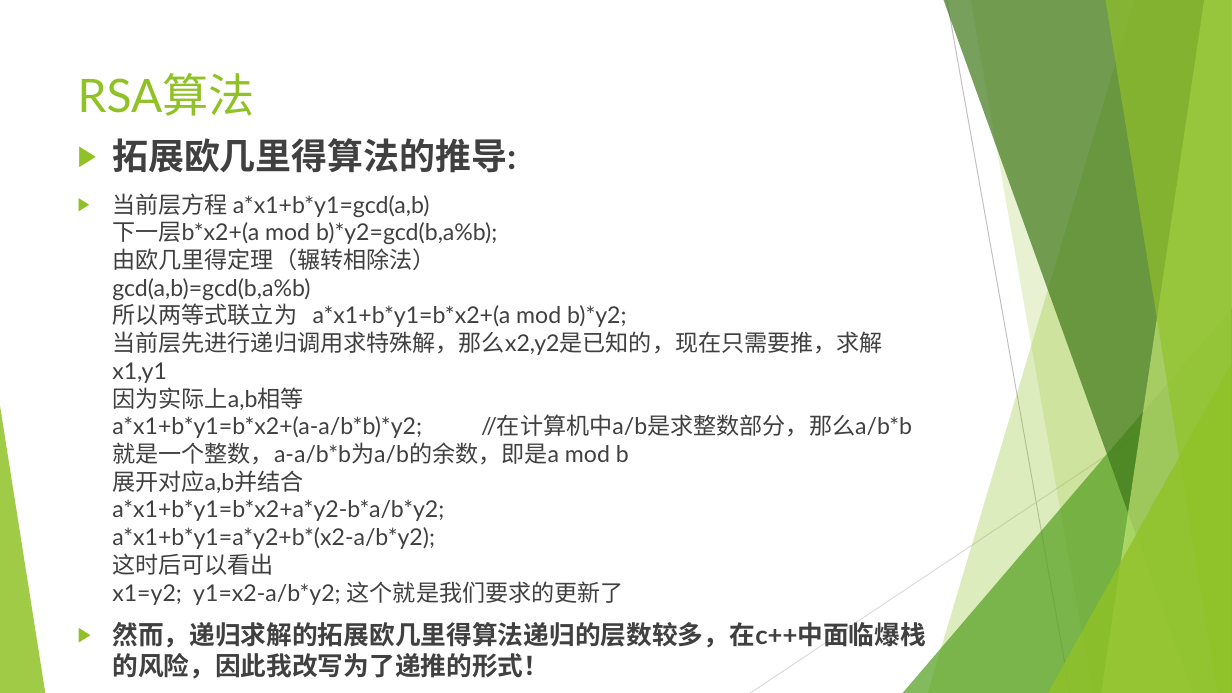
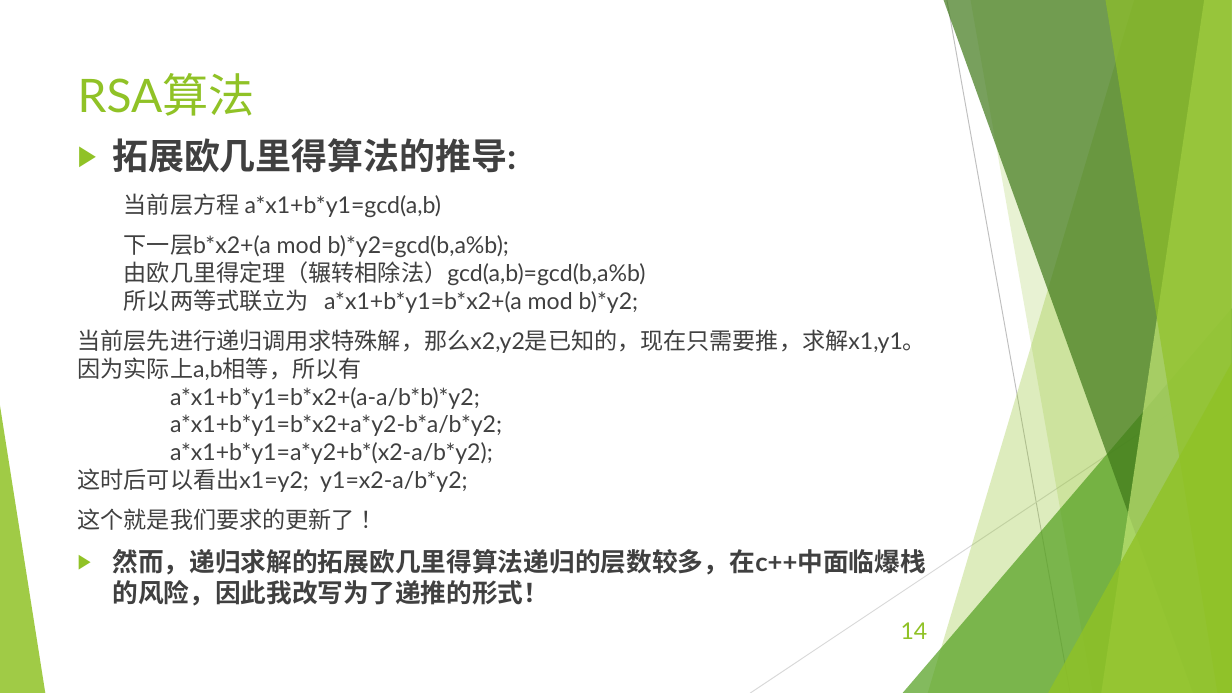
Before and after one commit to EECodingPresentation/project2, a slide deck: slide 14 of 展示报告.pptx (slide 8 before the commit). Drawn at 1232x693 pixels with LibreOffice and Linux fonts; fonts in the diff are those of the drawing. Boxes give left, top, right and bottom in pixels: in the first picture for what was removed or moved away, otherwise in the second. Text is boxed around its words. In the diff, an @@ line names an element or a change of style, - is before the commit and + after.

Commit message:
更新ppt，留出待完善部分

```diff
--- a/展示报告.pptx
+++ b/展示报告.pptx
@@ text at (78,193,926,530): text changed @@
-▶ 当前层方程 a*x1+b*y1=gcd(a,b)
-  下一层b*x2+(a mod b)*y2=gcd(b,a%b);
-  由欧几里得定理（辗转相除法）
-  gcd(a,b)=gcd(b,a%b)
-  所以两等式联立为 a*x1+b*y1=b*x2+(a mod b)*y2;
-  当前层先进行递归调用求特殊解，那么x2,y2是已知的，现在只需要推，求解x1,y1
-  因为实际上a,b相等
-  a*x1+b*y1=b*x2+(a-a/b*b)*y2; //在计算机中a/b是求整数部分，那么a/b*b就是一个整数，a-a/b*b为a/b的余数，即是a mod b
-  展开对应a,b并结合
-  a*x1+b*y1=b*x2+a*y2-b*a/b*y2;
-  a*x1+b*y1=a*y2+b*(x2-a/b*y2);
-  这时后可以看出
-  x1=y2; y1=x2-a/b*y2; 这个就是我们要求的更新了
+当前层方程 a*x1+b*y1=gcd(a,b)
+下一层b*x2+(a mod b)*y2=gcd(b,a%b);
+由欧几里得定理（辗转相除法）gcd(a,b)=gcd(b,a%b)
+所以两等式联立为 a*x1+b*y1=b*x2+(a mod b)*y2;
+当前层先进行递归调用求特殊解，那么x2,y2是已知的，现在只需要推，求解x1,y1。
+因为实际上a,b相等，所以有
+a*x1+b*y1=b*x2+(a-a/b*b)*y2;
+a*x1+b*y1=b*x2+a*y2-b*a/b*y2;
+a*x1+b*y1=a*y2+b*(x2-a/b*y2);
+这时后可以看出x1=y2; y1=x2-a/b*y2;
+这个就是我们要求的更新了 ！
@@ page number added at (901,622,928,639), 18 pt, text #90C226 @@
+14
```
Also in this commit, not shown: 9 other slides changed, 12 slides added, 3 other files.
